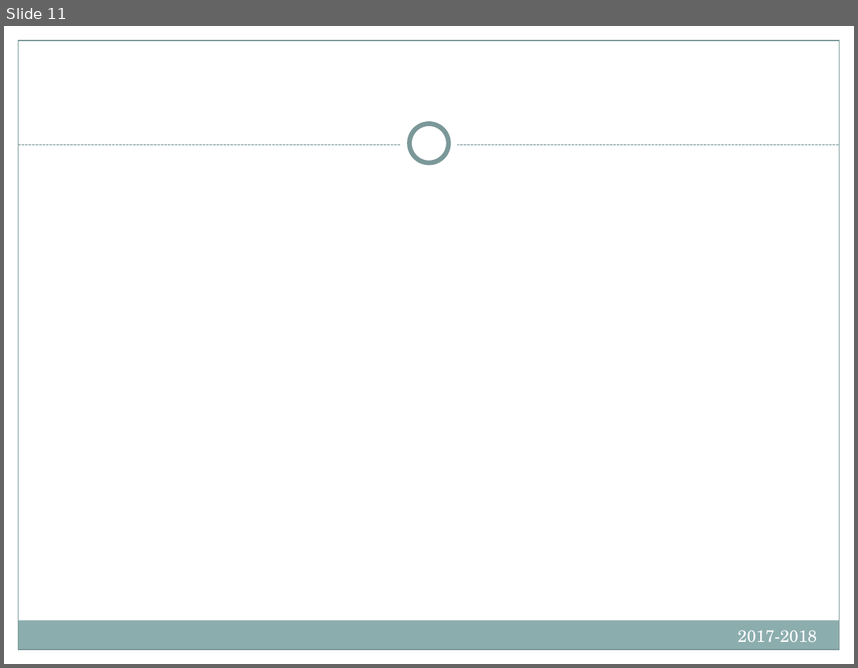
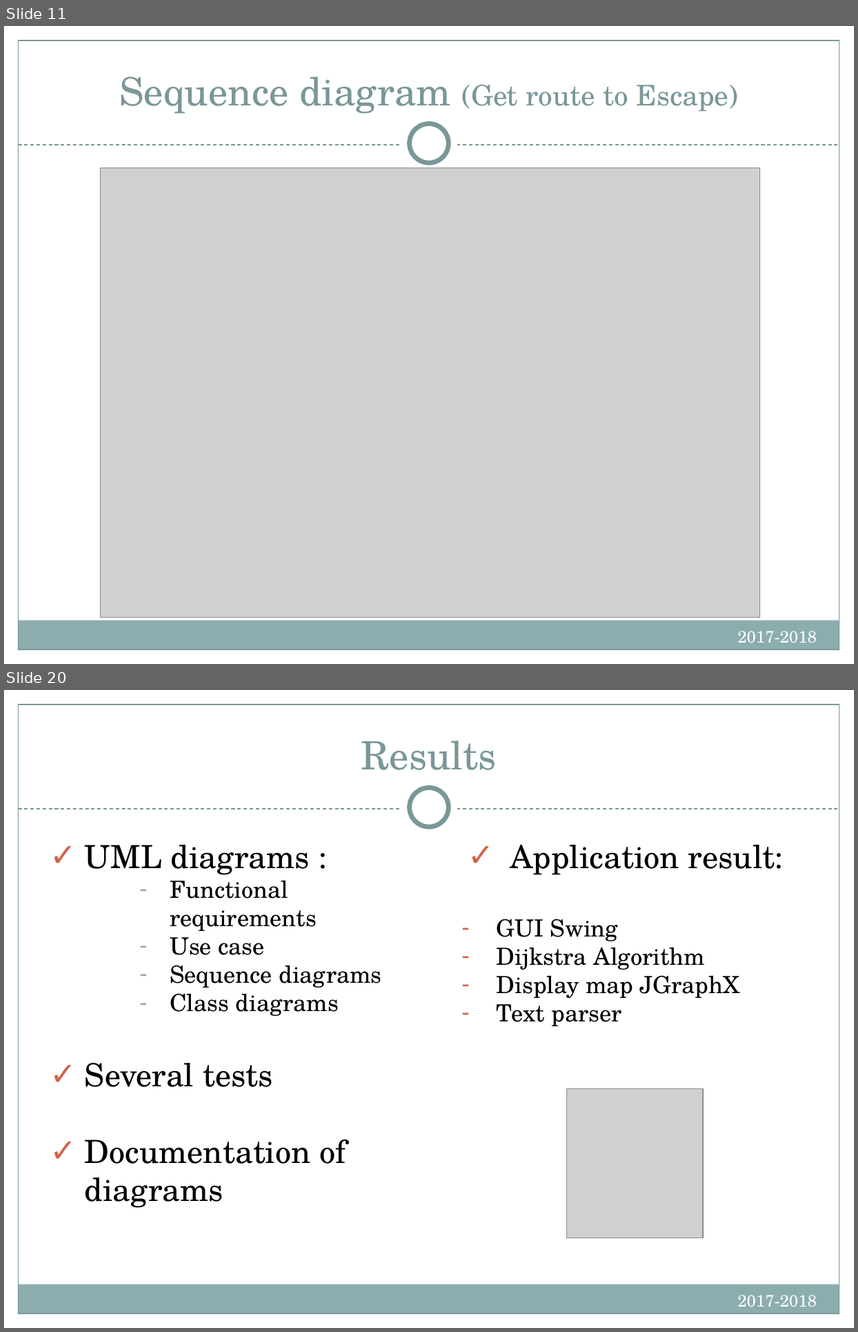
Before and after one commit to kacper97/Escaper, a slide deck: Presentation/IntroSWEng.FinalPresentationTemplate.pptx. Shown one above the other, each under a label of ours: slide 11 before the commit, slides 11 and 20 after it; the slides between them are not shown. The pictures are 858x668 and 858x1332 pixels, drawn with LibreOffice and Linux fonts; fonts in the diff are those of the drawing; grey boxes stand for pictures. Boxes give left, top, right and bottom in pixels: in the first picture for what was removed or moved away, otherwise in the second. Text is boxed around its words. In the diff, an @@ line names an element or a change of style, - is before the commit and + after.

```diff
--- a/Presentation/IntroSWEng.FinalPresentationTemplate.pptx
+++ b/Presentation/IntroSWEng.FinalPresentationTemplate.pptx
@@ slide 20 added at (4, 690, 854, 1328), background #FFFFFF; not listed: 8 template elements that a slide beside it also shows @@
@@ title added at (361, 740, 496, 770), 33 pt, text #7A9798 @@
+Results
@@ text added at (85, 845, 381, 1208), 20 pt, text #000000 @@
+✓ UML diagrams :
+    – Functional requirements
+    – Use case
+    – Sequence diagrams
+    – Class diagrams
+✓ Several tests
+✓ Documentation of diagrams
@@ text added at (497, 845, 784, 1026), 20 pt, text #000000 @@
+✓ Application result:
+– GUI Swing
+– Dijkstra Algorithm
+– Display map JGraphX
+– Text parser
@@ picture added at (567, 1089, 703, 1239) @@
@@ text added at (737, 1294, 817, 1306), 14 pt, text #FFFFFF @@
+2017-2018
@@ slide 11 changed as well @@
@@ rectangle at (18, 40, 840, 649): outline #7C999A 0.75 pt to #7A9798 0.75 pt @@
@@ title added at (119, 76, 738, 114), 24 pt, text #7A9798 @@
+Sequence diagram (Get route to Escape)
@@ line (18, 145) - (840, 145): stroke #7C999A 0.75 pt dashed to #7A9798 0.75 pt dashed @@
@@ picture added at (100, 168, 760, 617) @@
```
Also in this commit, not shown: 13 other slides changed, 6 other slides added, 7 slides removed.
